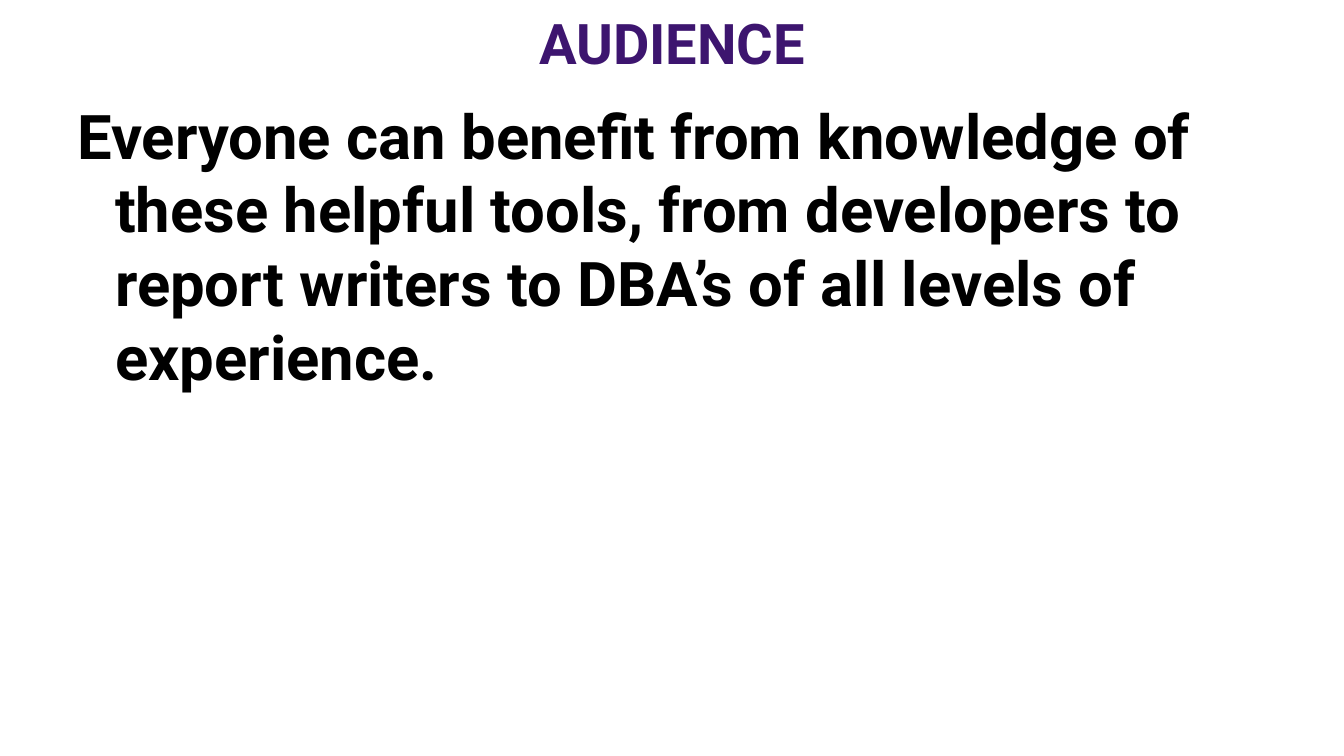
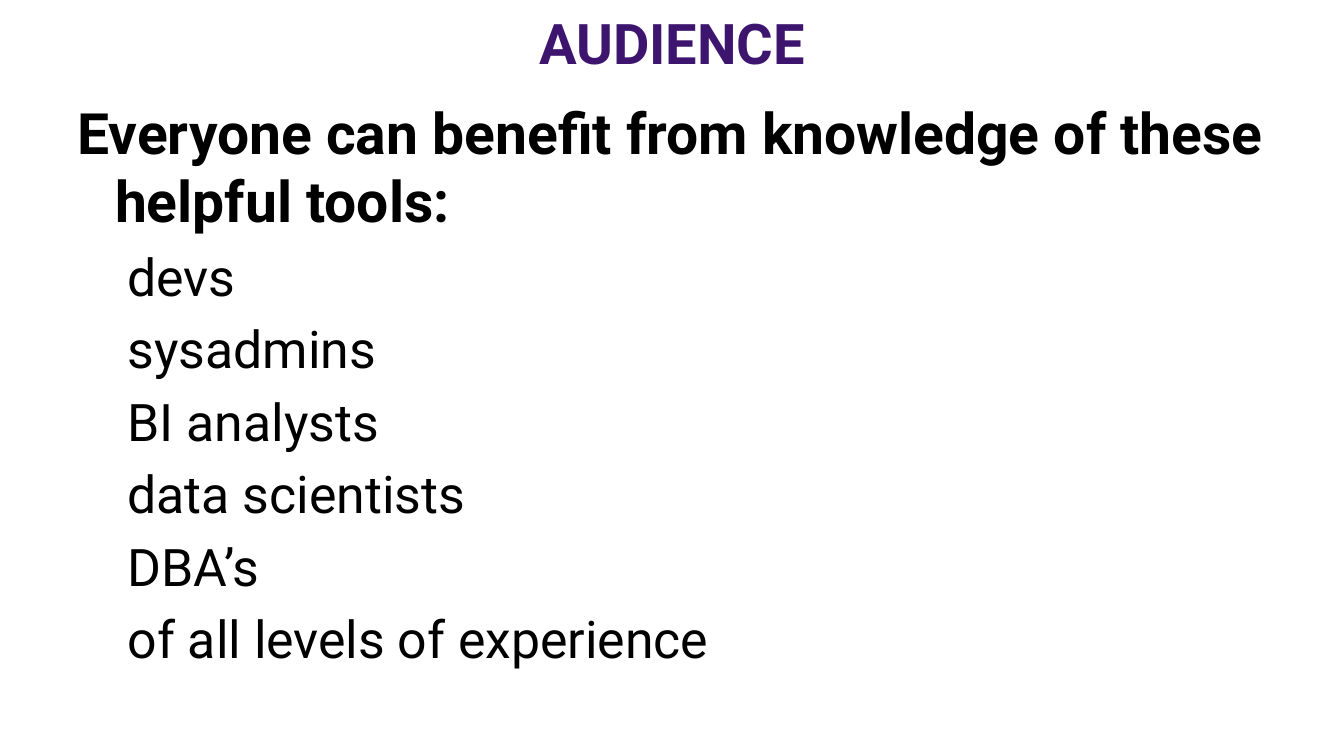
Before and after one commit to williamadba/Public-Presentations, a slide deck: slide 3 of GroupBy Conference 2019/DBA Best Practices with DMVs.pptx. Drawn at 1344x756 pixels with LibreOffice and Linux fonts; fonts in the diff are those of the drawing. Boxes give left, top, right and bottom in pixels: in the first picture for what was removed or moved away, otherwise in the second. Text is boxed around its words. In the diff, an @@ line names an element or a change of style, - is before the commit and + after.

```diff
--- a/GroupBy Conference 2019/DBA Best Practices with DMVs.pptx
+++ b/GroupBy Conference 2019/DBA Best Practices with DMVs.pptx
@@ text at [77,110,1263,669]: text changed; size 44 to 37 pt; bold off @@
-Everyone can benefit from knowledge of these helpful tools, from developers to report writers to DBA’s of all levels of experience.
+Everyone can benefit from knowledge of these helpful tools:
+  devs
+  sysadmins
+  BI analysts
+  data scientists
+  DBA’s
+  of all levels of experience
```
Also in this commit, not shown: 1 other slide changed.
